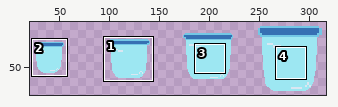
Two versions of one pixel-art file, Glass Jar Sprite.aseprite. Above: a wide view before the commit, with the close-up outlined.
Close-up. First the earlier version:
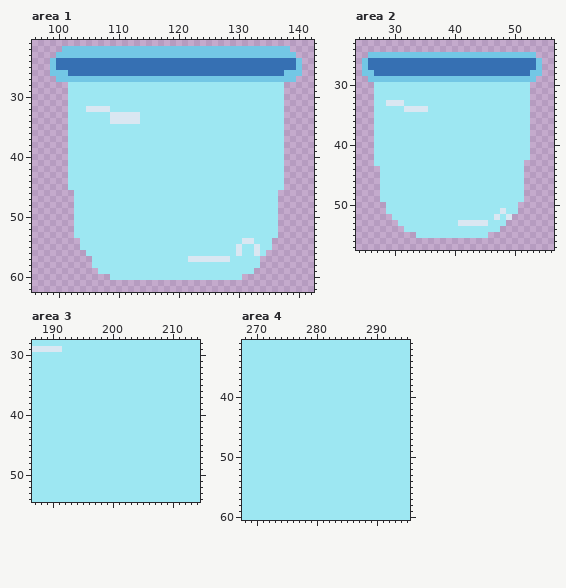
320x80 pixels, 1 frame. Shown: area 1: x 96..142, y 21..62; area 2: x 24..56, y 23..57; area 3: x 187..214, y 28..54; area 4: x 268..295, y 31..60. The wide view leaves out empty margins.
After:
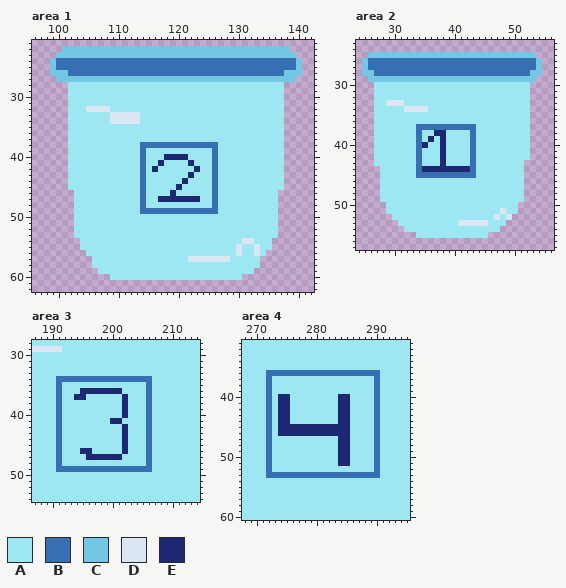
Palette (. is transparent): A #9de7f2  B #3670b3  C #73c7e5  D #dae7f2  E #1d2873
Log entry: Add files via upload Added post-its
What changed:
--- area 1
@@ x 112..128 @@
 37 AAAAAAAAAAAAAAAAA
-38 AAAAAAAAAAAAAAAAA
-39 AAAAAAAAAAAAAAAAA
-40 AAAAAAAAAAAAAAAAA
-41 AAAAAAAAAAAAAAAAA
-42 AAAAAAAAAAAAAAAAA
-43 AAAAAAAAAAAAAAAAA
-44 AAAAAAAAAAAAAAAAA
-45 AAAAAAAAAAAAAAAAA
-46 AAAAAAAAAAAAAAAAA
-47 AAAAAAAAAAAAAAAAA
-48 AAAAAAAAAAAAAAAAA
-49 AAAAAAAAAAAAAAAAA
+38 AABBBBBBBBBBBBBAA
+39 AABAAAAAAAAAAABAA
+40 AABAAAEEEEAAAABAA
+41 AABAAEAAAAEAAABAA
+42 AABAEAAAAAAEAABAA
+43 AABAAAAAAAEAAABAA
+44 AABAAAAAAEAAAABAA
+45 AABAAAAAEAAAAABAA
+46 AABAAAAEAAAAAABAA
+47 AABAAEEEEEEEAABAA
+48 AABAAAAAAAAAAABAA
+49 AABBBBBBBBBBBBBAA
 50 AAAAAAAAAAAAAAAAA
--- area 2
@@ x 32..45 @@
 36 AAAAAAAAAAAAAA
-37 AAAAAAAAAAAAAA
-38 AAAAAAAAAAAAAA
-39 AAAAAAAAAAAAAA
-40 AAAAAAAAAAAAAA
-41 AAAAAAAAAAAAAA
-42 AAAAAAAAAAAAAA
-43 AAAAAAAAAAAAAA
-44 AAAAAAAAAAAAAA
-45 AAAAAAAAAAAAAA
+37 AABBBBBBBBBBAA
+38 AABAAEEAAAABAA
+39 AABAEAEAAAABAA
+40 AABEAAEAAAABAA
+41 AABAAAEAAAABAA
+42 AABAAAEAAAABAA
+43 AABAAAEAAAABAA
+44 AABEEEEEEEEBAA
+45 AABBBBBBBBBBAA
 46 AAAAAAAAAAAAAA
--- area 3
@@ x 187..214 @@
 33 AAAAAAAAAAAAAAAAAAAAAAAAAAAA
-34 AAAAAAAAAAAAAAAAAAAAAAAAAAAA
-35 AAAAAAAAAAAAAAAAAAAAAAAAAAAA
-36 AAAAAAAAAAAAAAAAAAAAAAAAAAAA
-37 AAAAAAAAAAAAAAAAAAAAAAAAAAAA
-38 AAAAAAAAAAAAAAAAAAAAAAAAAAAA
-39 AAAAAAAAAAAAAAAAAAAAAAAAAAAA
-40 AAAAAAAAAAAAAAAAAAAAAAAAAAAA
-41 AAAAAAAAAAAAAAAAAAAAAAAAAAAA
-42 AAAAAAAAAAAAAAAAAAAAAAAAAAAA
-43 AAAAAAAAAAAAAAAAAAAAAAAAAAAA
-44 AAAAAAAAAAAAAAAAAAAAAAAAAAAA
-45 AAAAAAAAAAAAAAAAAAAAAAAAAAAA
-46 AAAAAAAAAAAAAAAAAAAAAAAAAAAA
-47 AAAAAAAAAAAAAAAAAAAAAAAAAAAA
-48 AAAAAAAAAAAAAAAAAAAAAAAAAAAA
-49 AAAAAAAAAAAAAAAAAAAAAAAAAAAA
+34 AAAABBBBBBBBBBBBBBBBAAAAAAAA
+35 AAAABAAAAAAAAAAAAAABAAAAAAAA
+36 AAAABAAAEEEEEEEAAAABAAAAAAAA
+37 AAAABAAEEAAAAAAEAAABAAAAAAAA
+38 AAAABAAAAAAAAAAEAAABAAAAAAAA
+39 AAAABAAAAAAAAAAEAAABAAAAAAAA
+40 AAAABAAAAAAAAAAEAAABAAAAAAAA
+41 AAAABAAAAAAAAEEAAAABAAAAAAAA
+42 AAAABAAAAAAAAAAEAAABAAAAAAAA
+43 AAAABAAAAAAAAAAEAAABAAAAAAAA
+44 AAAABAAAAAAAAAAEAAABAAAAAAAA
+45 AAAABAAAAAAAAAAEAAABAAAAAAAA
+46 AAAABAAAEEAAAAAEAAABAAAAAAAA
+47 AAAABAAAAEEEEEEAAAABAAAAAAAA
+48 AAAABAAAAAAAAAAAAAABAAAAAAAA
+49 AAAABBBBBBBBBBBBBBBBAAAAAAAA
 50 AAAAAAAAAAAAAAAAAAAAAAAAAAAA
--- area 4
@@ x 268..295 @@
 35 AAAAAAAAAAAAAAAAAAAAAAAAAAAA
-36 AAAAAAAAAAAAAAAAAAAAAAAAAAAA
-37 AAAAAAAAAAAAAAAAAAAAAAAAAAAA
-38 AAAAAAAAAAAAAAAAAAAAAAAAAAAA
-39 AAAAAAAAAAAAAAAAAAAAAAAAAAAA
-40 AAAAAAAAAAAAAAAAAAAAAAAAAAAA
-41 AAAAAAAAAAAAAAAAAAAAAAAAAAAA
-42 AAAAAAAAAAAAAAAAAAAAAAAAAAAA
-43 AAAAAAAAAAAAAAAAAAAAAAAAAAAA
-44 AAAAAAAAAAAAAAAAAAAAAAAAAAAA
-45 AAAAAAAAAAAAAAAAAAAAAAAAAAAA
-46 AAAAAAAAAAAAAAAAAAAAAAAAAAAA
-47 AAAAAAAAAAAAAAAAAAAAAAAAAAAA
-48 AAAAAAAAAAAAAAAAAAAAAAAAAAAA
-49 AAAAAAAAAAAAAAAAAAAAAAAAAAAA
-50 AAAAAAAAAAAAAAAAAAAAAAAAAAAA
-51 AAAAAAAAAAAAAAAAAAAAAAAAAAAA
-52 AAAAAAAAAAAAAAAAAAAAAAAAAAAA
-53 AAAAAAAAAAAAAAAAAAAAAAAAAAAA
+36 AAAABBBBBBBBBBBBBBBBBBBAAAAA
+37 AAAABAAAAAAAAAAAAAAAAABAAAAA
+38 AAAABAAAAAAAAAAAAAAAAABAAAAA
+39 AAAABAAAAAAAAAAAAAAAAABAAAAA
+40 AAAABAEEAAAAAAAAEEAAAABAAAAA
+41 AAAABAEEAAAAAAAAEEAAAABAAAAA
+42 AAAABAEEAAAAAAAAEEAAAABAAAAA
+43 AAAABAEEAAAAAAAAEEAAAABAAAAA
+44 AAAABAEEAAAAAAAAEEAAAABAAAAA
+45 AAAABAEEEEEEEEEEEEAAAABAAAAA
+46 AAAABAEEEEEEEEEEEEAAAABAAAAA
+47 AAAABAAAAAAAAAAAEEAAAABAAAAA
+48 AAAABAAAAAAAAAAAEEAAAABAAAAA
+49 AAAABAAAAAAAAAAAEEAAAABAAAAA
+50 AAAABAAAAAAAAAAAEEAAAABAAAAA
+51 AAAABAAAAAAAAAAAEEAAAABAAAAA
+52 AAAABAAAAAAAAAAAAAAAAABAAAAA
+53 AAAABBBBBBBBBBBBBBBBBBBAAAAA
 54 AAAAAAAAAAAAAAAAAAAAAAAAAAAA
